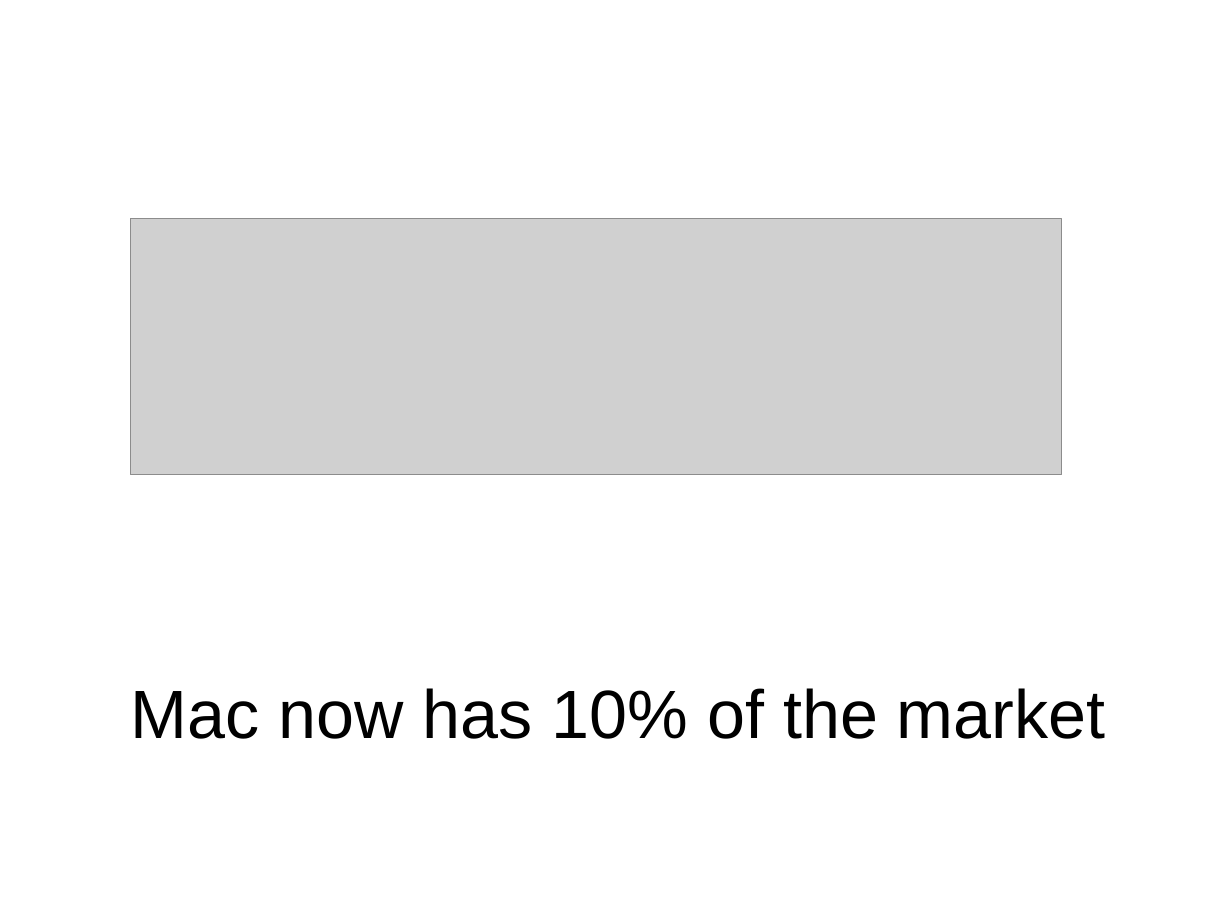
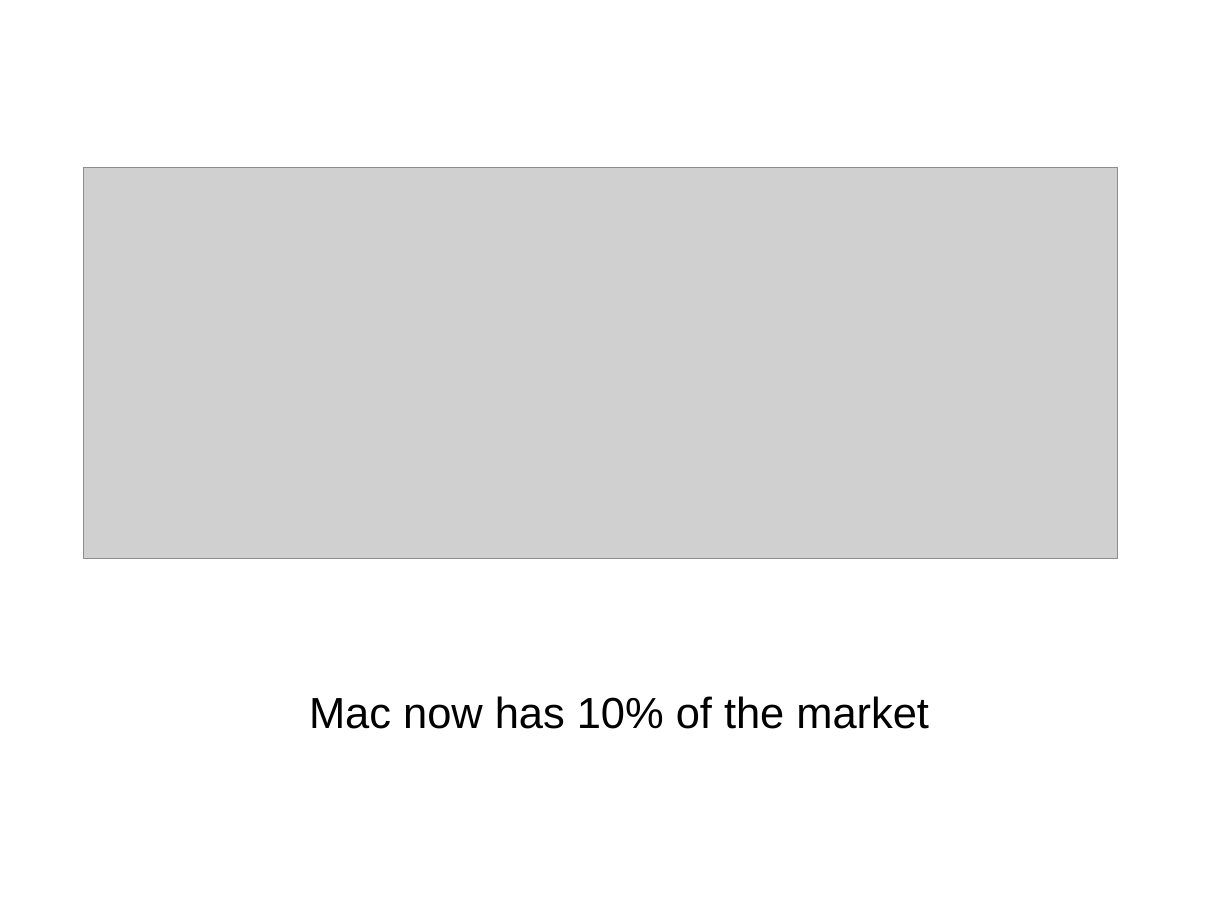
Before and after one commit to imaemo/winezeug, a slide deck: slide 5 of cebit2009/talk.odp. Drawn at 1232x924 pixels with LibreOffice and Linux fonts; fonts in the diff are those of the drawing; grey boxes stand for pictures. Boxes give left, top, right and bottom in pixels: in the first picture for what was removed or moved away, otherwise in the second. Text is boxed around its words. In the diff, an @@ line names an element or a change of style, - is before the commit and + after.

```diff
--- a/cebit2009/talk.odp
+++ b/cebit2009/talk.odp
@@ picture: place and size @@
-picture at (131,219,1062,475)
+picture at (84,168,1118,559)
@@ title "Mac now has 10% of ..." at (309,696,929,729): size 44 to 28 pt @@
```
Also in this commit, not shown: 3 other slides changed, 2 slides added, 1 slide removed, 3 other files.
